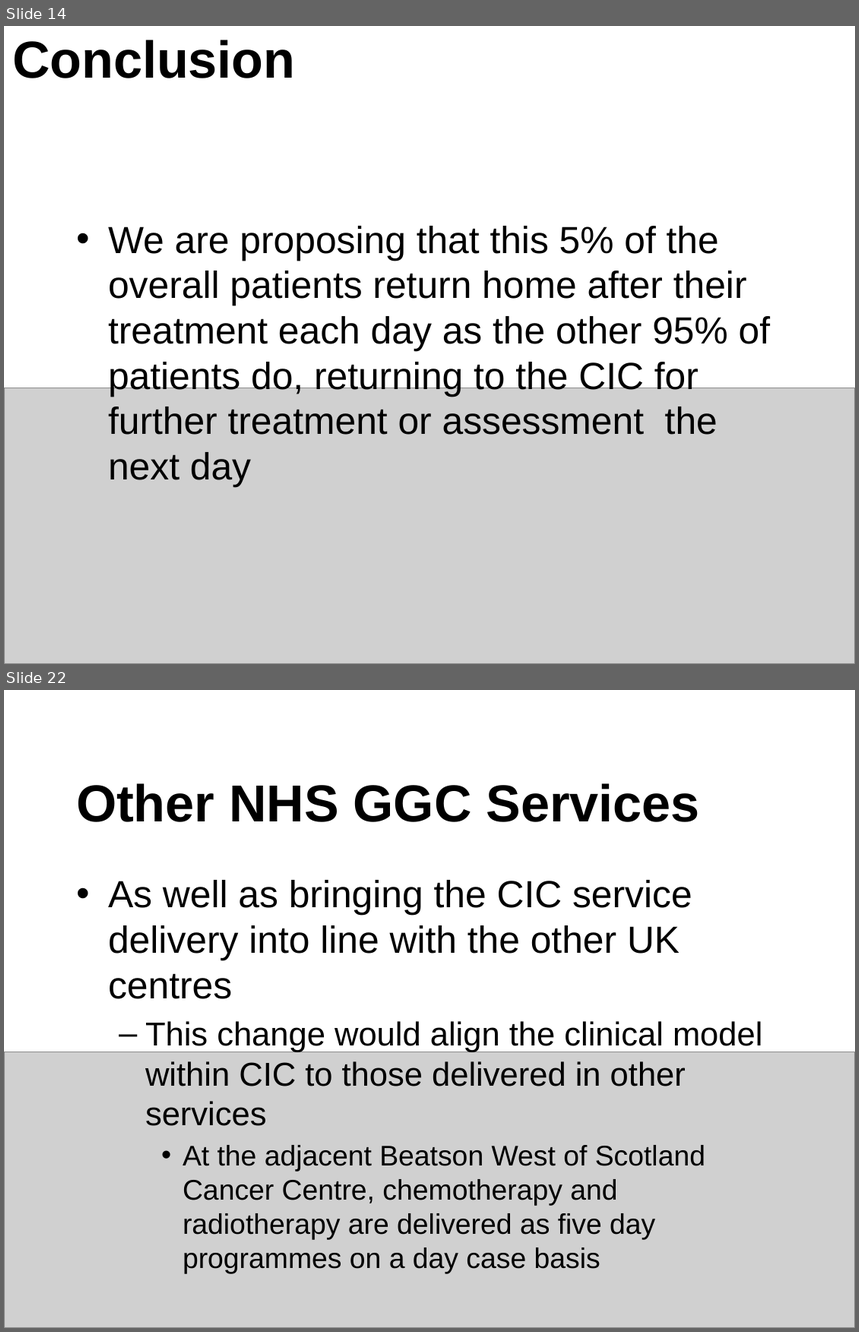
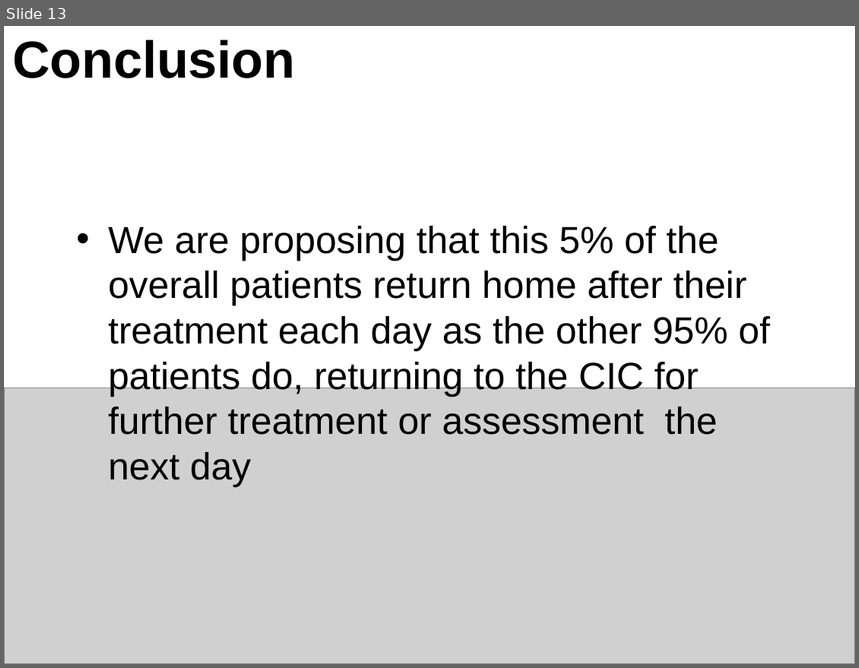
Before and after one commit to RMorton24/phs_group_project, a slide deck: Final Powerpoint presentation for 12.08.22.pptx. Shown one above the other, each under a label of ours: slides 14 and 22 before the commit, slide 13 after it; the slides between them are not shown. The pictures are 859x1332 and 859x668 pixels, drawn with LibreOffice and Linux fonts; fonts in the diff are those of the drawing; grey boxes stand for pictures. Boxes give left, top, right and bottom in pixels: in the first picture for what was removed or moved away, otherwise in the second. Text is boxed around its words. In the diff, an @@ line names an element or a change of style, - is before the commit and + after.

```diff
--- a/Final Powerpoint presentation for 12.08.22.pptx
+++ b/Final Powerpoint presentation for 12.08.22.pptx
@@ slide 22 removed at box(4, 690, 855, 1328), background #FFFFFF @@
@@ title removed at box(76, 783, 699, 822) @@
-Other NHS GGC Services
@@ text removed at box(108, 880, 762, 1274) @@
-• As well as bringing the CIC service delivery into line with the other UK centres
-  – This change would align the clinical model within CIC to those delivered in other services
-    • At the adjacent Beatson West of Scotland Cancer Centre, chemotherapy and radiotherapy are delivered as five day programmes on a day case basis
@@ picture removed at box(4, 1053, 855, 1328) @@
@@ what was slide 14 is now slide 13 @@
```
Also in this commit, not shown: 2 slides changed, 8 other slides removed, 1 other file.
